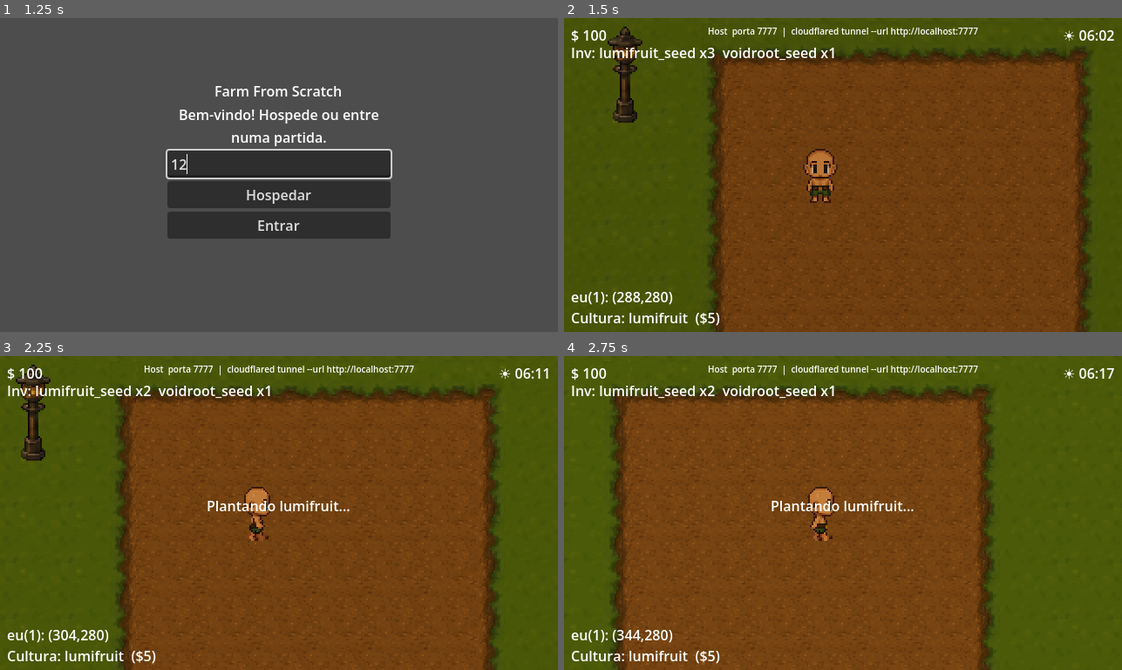
Above: before the commit, frames 1-4 (two rows, left to right).
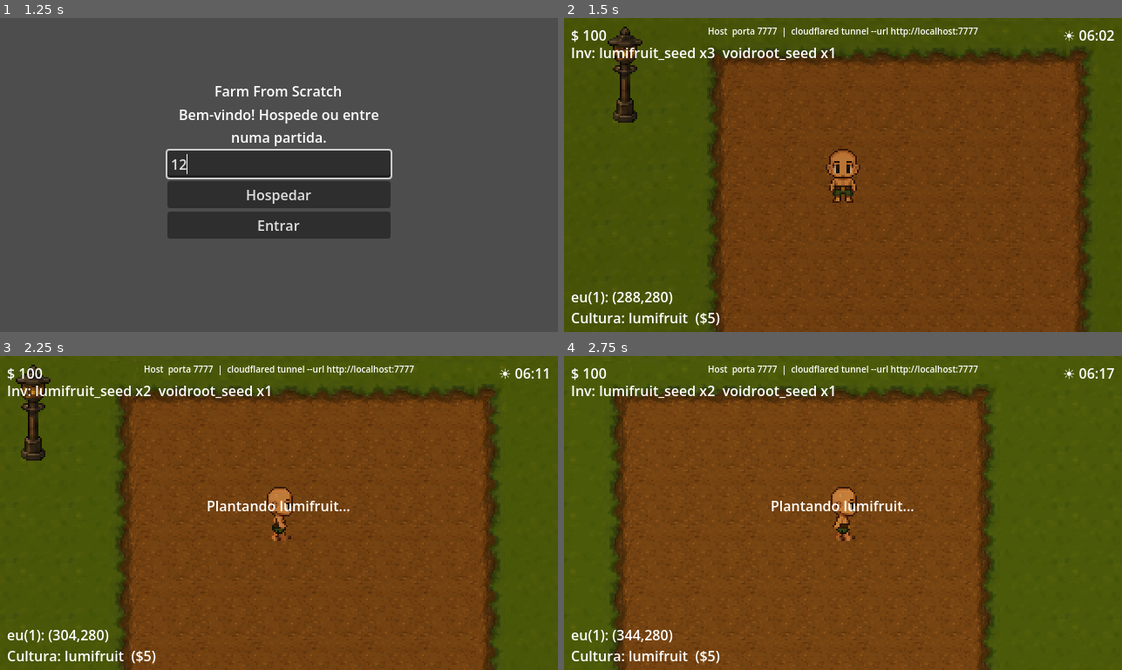
Above: after the commit, the same moments.

Repository: BrunoKagami/farm-from-scratch
Game: Godot game, scene res://scenes/Lobby.tscn
The game is run twice, just before and just after one commit, with the same random seed, the same clock (stepped at 60 frames per second) and the same inputs.
Inputs (mouse positions are in pixels of both pictures, inside the frame that each line leads up to):
- Up to frame 1 (1.25 s): click (279, 165) at 0.52 s; type "12" at 0.6 s
- Up to frame 2 (1.5 s): click "Hospedar" at 1.25 s
- Up to frame 3 (2.25 s): tap Enter at 2 s; move the mouse to (401, 497) at 2.02 s; hold Right (ui_right) from 2.03 s (still down); hold E (interact) from 2.03 s (still down); click (401, 497) at 2.17 s
- Up to frame 4 (2.75 s): keep holding Right (ui_right); keep holding E (interact)

Frame 1 is identical in both runs. In frame 2, 1.3% of the frame differs, in the area x 42-54%, y 41-59%; in frame 3, 0.9%; in frame 4, 1.0%.

Commit message:
fix: remove unjustified -13px sprite/collision offset
Checked the sprite sheet pixel bounds: the character art is already
centered in its 32x32 cell (x range 6-25, center 15.5). The (-13, 0)
offset on $Player's CollisionShape2D/AnimatedSprite2D in World.tscn
wasn't compensating for anything in the artwork — it was just wrong.
Removing it (and the matching offset on the server's per-peer
collision shape) is the real fix for the visual misalignment between
players, rather than copying the same wrong offset onto PlayerRemote.

Co-Authored-By: Claude Sonnet 4.6 <noreply@anthropic.com>

Diff:
--- a/scenes/World.tscn
+++ b/scenes/World.tscn
@@ -147,11 +147,9 @@
 script = ExtResource("2_pl")
 
 [node name="CollisionShape2D" type="CollisionShape2D" parent="Player"]
-position = Vector2(-13, 0)
 shape = SubResource("shape_player")
 
 [node name="AnimatedSprite2D" type="AnimatedSprite2D" parent="Player"]
-position = Vector2(-13, 0)
 sprite_frames = SubResource("player_frames")
 animation = &"idle_down"
 
--- a/scripts/PlayerRemote.gd
+++ b/scripts/PlayerRemote.gd
@@ -14,9 +14,6 @@
 
 func _ready() -> void:
 	_anim = AnimatedSprite2D.new()
-	# Mesmo offset do AnimatedSprite2D do $Player local (World.tscn), senão
-	# duas posições idênticas renderizam com os sprites desalinhados entre si.
-	_anim.position = Vector2(-13, 0)
 	_anim.sprite_frames = _build_frames()
 	_anim.animation = &"idle_down"
 	_anim.play()
--- a/scripts/WorldGrid.gd
+++ b/scripts/WorldGrid.gd
@@ -97,7 +97,6 @@
 	body.collision_layer = 2
 	body.collision_mask = 1
 	var shape := CollisionShape2D.new()
-	shape.position = Vector2(-13, 0)
 	var rect := RectangleShape2D.new()
 	rect.size = Vector2(14, 14)
 	shape.shape = rect
